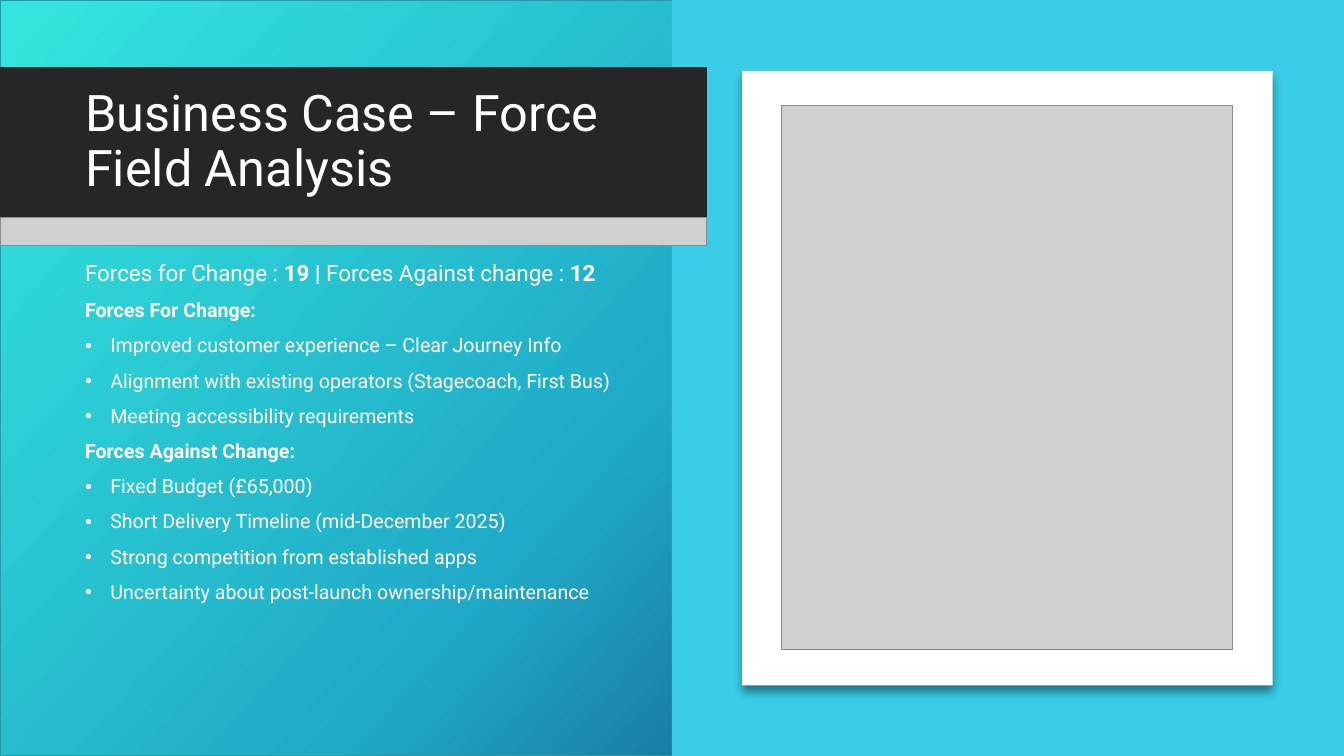
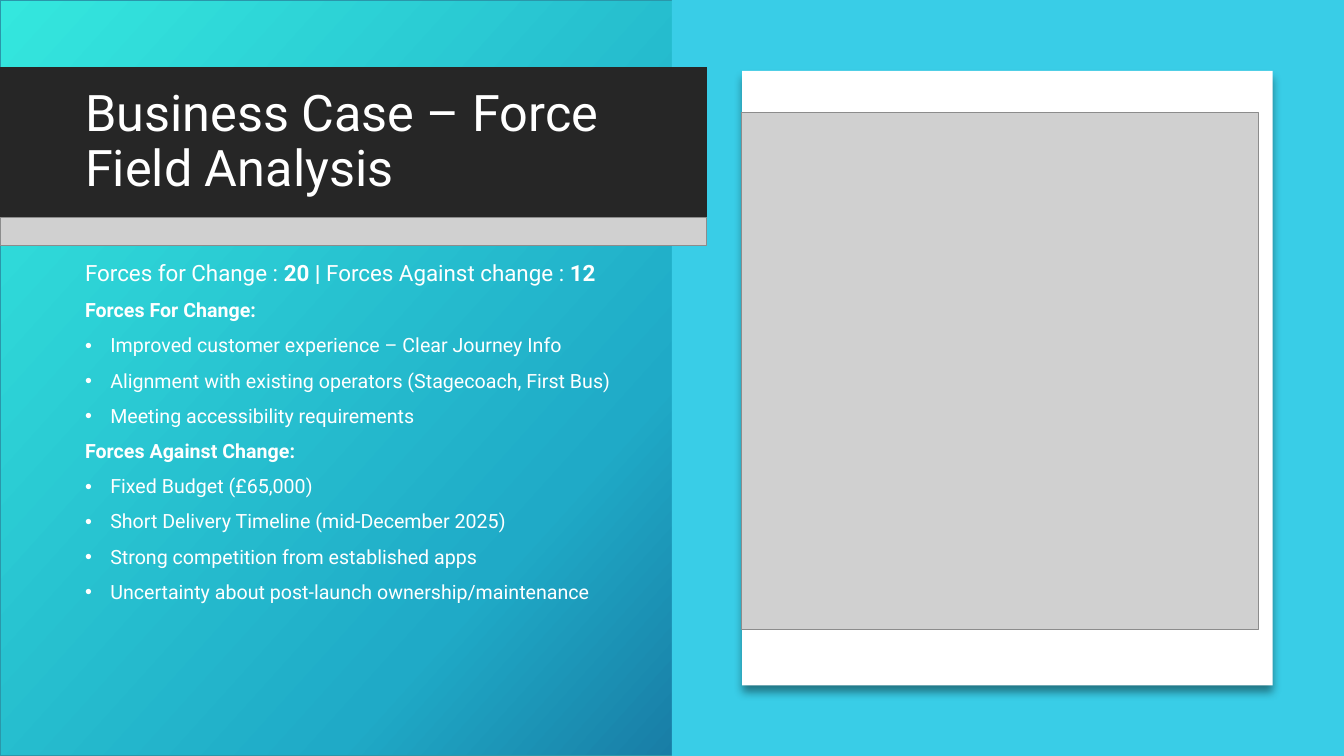
Before and after one commit to c3026923/south-yorkshire-bus-journey-planner, a slide deck: slide 5 of SY Bus Journey Planner Presentation.pptx. Drawn at 1344x756 pixels with LibreOffice and Linux fonts; fonts in the diff are those of the drawing; grey boxes stand for pictures; background and template pictures are left out. Boxes give left, top, right and bottom in pixels: in the first picture for what was removed or moved away, otherwise in the second. Text is boxed around its words. In the diff, an @@ line names an element or a change of style, - is before the commit and + after.

Commit message:
Made changes in the presentation to reflect: - Updated Force Field Analysis & added colours and totals for forces for change and forces against change - Updated Work Breakdown Structure to show parallels under planning, and numbered items appropriately - Specified that the product is a mobile-first application in the Project Overview, Project Objectives and option B & C of the Business Case

```diff
--- a/SY Bus Journey Planner Presentation.pptx
+++ b/SY Bus Journey Planner Presentation.pptx
@@ picture: place and size @@
-picture at [781,106,1232,650]
+picture at [742,113,1258,630]
@@ text at [85,264,596,286]: text changed @@
-Forces for Change : 19 | Forces Against change : 12
+Forces for Change : 20 | Forces Against change : 12
```
Also in this commit, not shown: 3 other slides changed.
